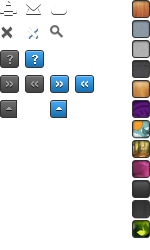
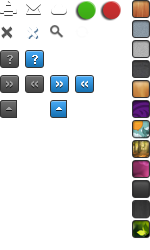
Comparing the layer stacks of the two 150 × 250 images. Changes:
added layer "Sync Arrow" above "Sync Red" over [76, 26, 88, 37]
added layer "Sync Red" above "Sync Green" over [100, 1, 121, 21]
added layer "Sync Green" above "Backgrounds" over [75, 1, 96, 21]
